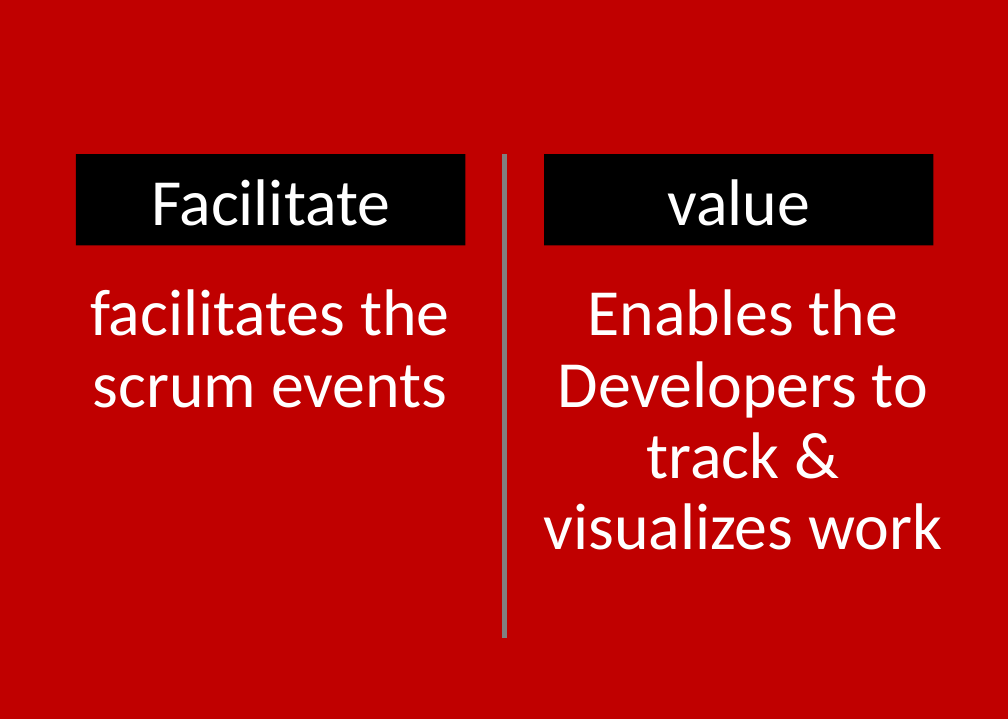
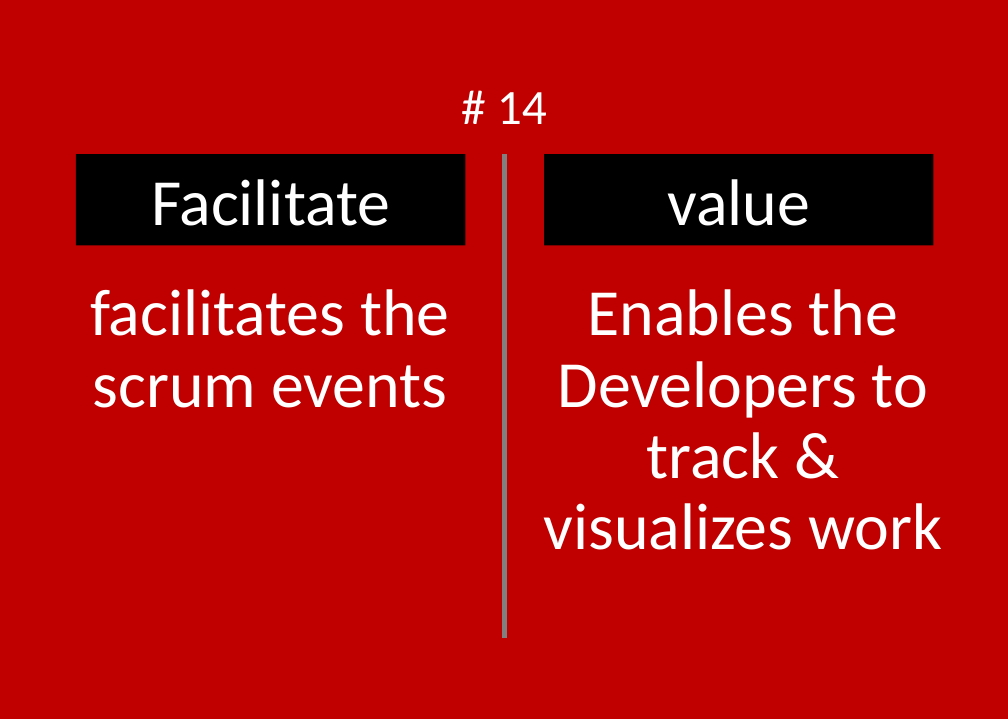
Before and after one commit to ScrumFacilitators/Exploring-Self-Management, a slide deck: slide 18 of Exploring Self-Management.pptx. Drawn at 1008x719 pixels with LibreOffice and Linux fonts; fonts in the diff are those of the drawing; background and template pictures are left out. Boxes give left, top, right and bottom in pixels: in the first picture for what was removed or moved away, otherwise in the second. Text is boxed around its words. In the diff, an @@ line names an element or a change of style, - is before the commit and + after.

```diff
--- a/Exploring Self-Management.pptx
+++ b/Exploring Self-Management.pptx
@@ text added at (x1=497, y1=92, x2=547, y2=124), 30 pt, text #FFFFFF @@
+# 14
```
Also in this commit, not shown: 40 other slides changed, 2 slides added, 1 other file.
